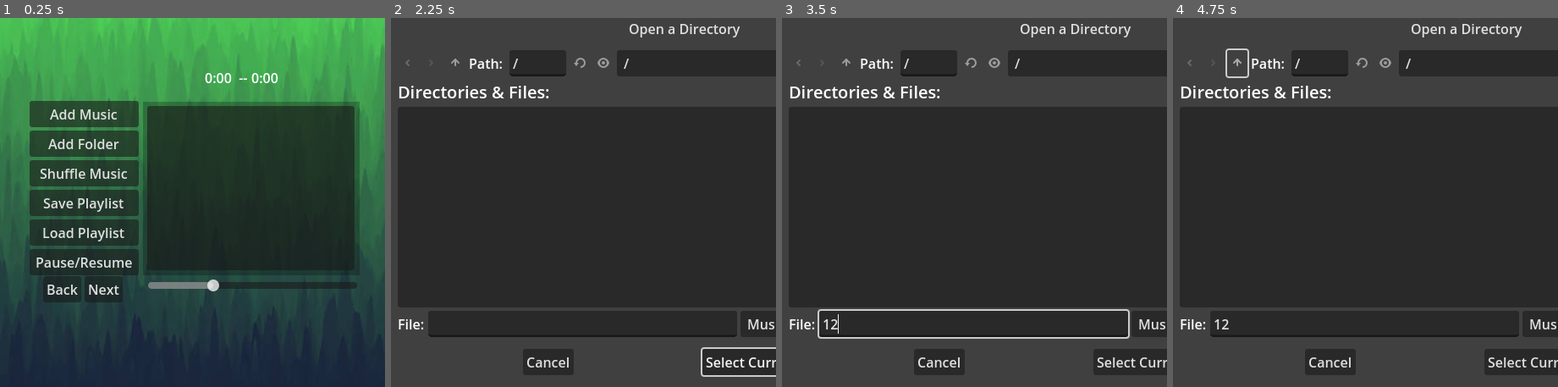
Above: before the commit, frames 1-4 (left to right).
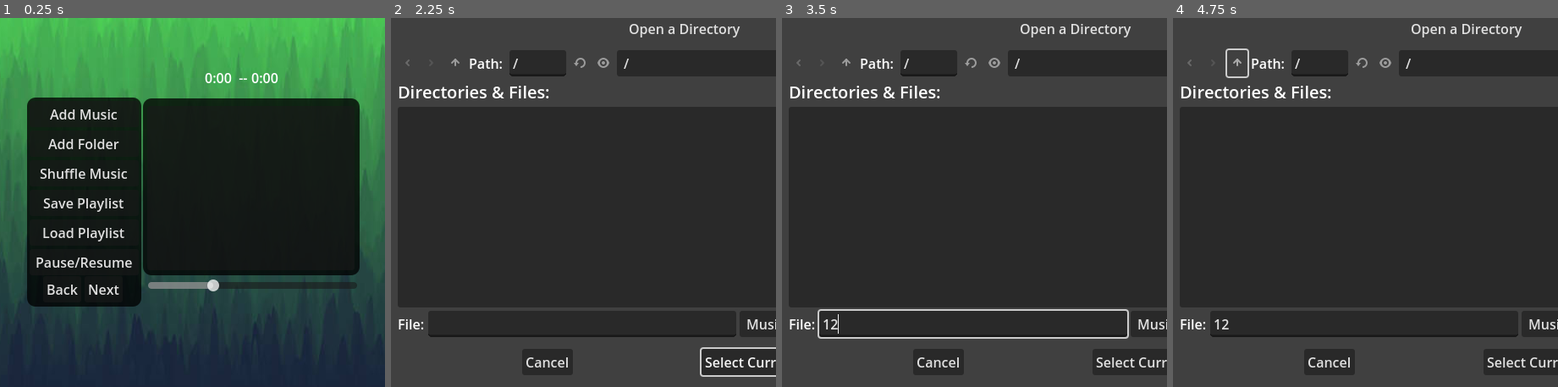
Above: after the commit, the same moments.

Repository: KindaWrks/Music-Player
Game: Godot game, scene res://MusicNode.tscn
Two runs of this game, one before a commit and one after it. Both use one fixed random seed, a clock stepped at 60 frames per second and the inputs below.
Inputs (mouse positions are in pixels of both pictures, inside the frame that each line leads up to):
- Up to frame 1 (0.25 s): no input
- Up to frame 2 (2.25 s): click "Next" at 0.5 s; click "Next" at 1.25 s; click "Add Folder" at 2 s
- Up to frame 3 (3.5 s): click (974, 324) at 2.77 s; type "12" at 2.85 s
- Up to frame 4 (4.75 s): click (1238, 62) at 3.5 s; click (1238, 62) at 4.25 s

The runs differ from the first frame. In frame 1, 27% of the frame differs, in the area x 7-94%, y 21-79%; in frame 2, 0.5%; in frame 3, 0.5%; in frame 4, 0.5%.
Error in both runs: Invalid access of index '0' on a base object of type: 'Array'. (res://MusicNode.gd:95)

Commit message:
added flat black rounded panels

Diff:
--- a/MusicNode.tscn
+++ b/MusicNode.tscn
@@ -1,7 +1,14 @@
-[gd_scene load_steps=14 format=3 uid="uid://xp4vtry6yety"]
+[gd_scene load_steps=15 format=3 uid="uid://xp4vtry6yety"]
 
 [ext_resource type="Script" path="res://MusicNode.gd" id="1_i2u8d"]
 [ext_resource type="Texture2D" uid="uid://bakk3kl73dom3" path="res://Assets/blckgreen.jpg" id="2_1vyme"]
+
+[sub_resource type="StyleBoxFlat" id="StyleBoxFlat_h1pr3"]
+bg_color = Color(0, 0, 0, 0.764706)
+corner_radius_top_left = 10
+corner_radius_top_right = 10
+corner_radius_bottom_right = 10
+corner_radius_bottom_left = 10
 
 [sub_resource type="StyleBoxEmpty" id="StyleBoxEmpty_lrlj1"]
 
@@ -52,12 +59,19 @@
 
 [node name="AudioStreamPlayer" type="AudioStreamPlayer" parent="."]
 
-[node name="ColorRectLabel" type="ColorRect" parent="."]
+[node name="PanelListBG" type="Panel" parent="."]
 offset_left = 288.0
-offset_top = 99.0
+offset_top = 95.0
 offset_right = 544.0
 offset_bottom = 304.0
-color = Color(0, 0, 0, 0.243137)
+theme_override_styles/panel = SubResource("StyleBoxFlat_h1pr3")
+
+[node name="PanelButtonBG" type="Panel" parent="."]
+offset_left = 151.0
+offset_top = 94.0
+offset_right = 286.0
+offset_bottom = 341.0
+theme_override_styles/panel = SubResource("StyleBoxFlat_h1pr3")
 
 [node name="HSlider" type="HSlider" parent="."]
 offset_left = 294.0
